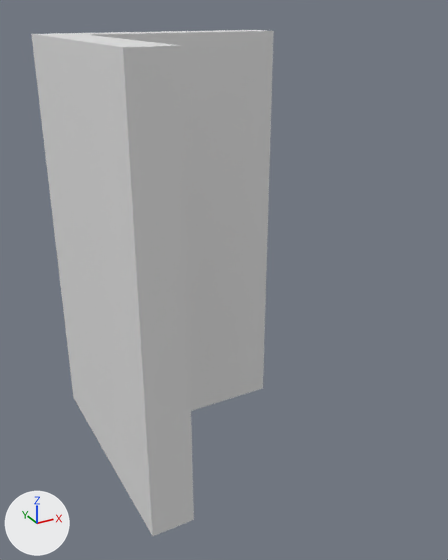
The Blender file blender/source/floor and wall.blend: old version first, new version second.
Camera for both pictures: a 50 mm lens placed at (-2.82, -6.87, 4.42), pointed at (0.4, -1.03, 1.5). The lights are fixed; the arrows at lower left show +X, +Y and +Z.

The first picture shows 'Corner', 'Floor'.
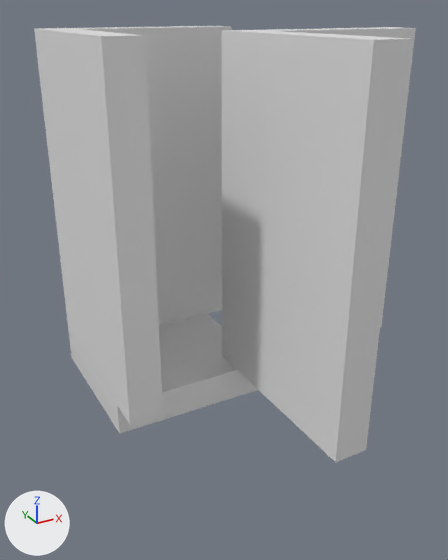
Location of each change, (x1, y1, x2, y2) in pixels of the pictures (448 x 560 px):
```json
{"object": "Corner", "change": "moved", "before": [31, 30, 274, 536], "after": [222, 27, 416, 462]}
{"object": "Corner Internal", "change": "added", "after": [34, 26, 232, 424]}
{"object": "Floor", "change": "unchanged, uncovered by the edit", "before": [190, 362, 264, 411], "after": [69, 314, 258, 434]}
```

Scene script edits in JSON lines:
```json
{"op": "set", "path": "ob_corner.location", "old": "(-1.2, -1.6, 2.2)", "new": "(0.8, -1.6, 2.2)"}
{"op": "add", "block": "ob_corner_internal", "code": ["ob_corner_internal = bpy.data.objects.new('Corner Internal', me_cube_004.copy())  # the mesh of ob_corner", "ob_corner_internal.location = (-0.8, 0.0, 2.2)", "ob_corner_internal.scale = (0.2, 1.0, 2.0)"]}
```
